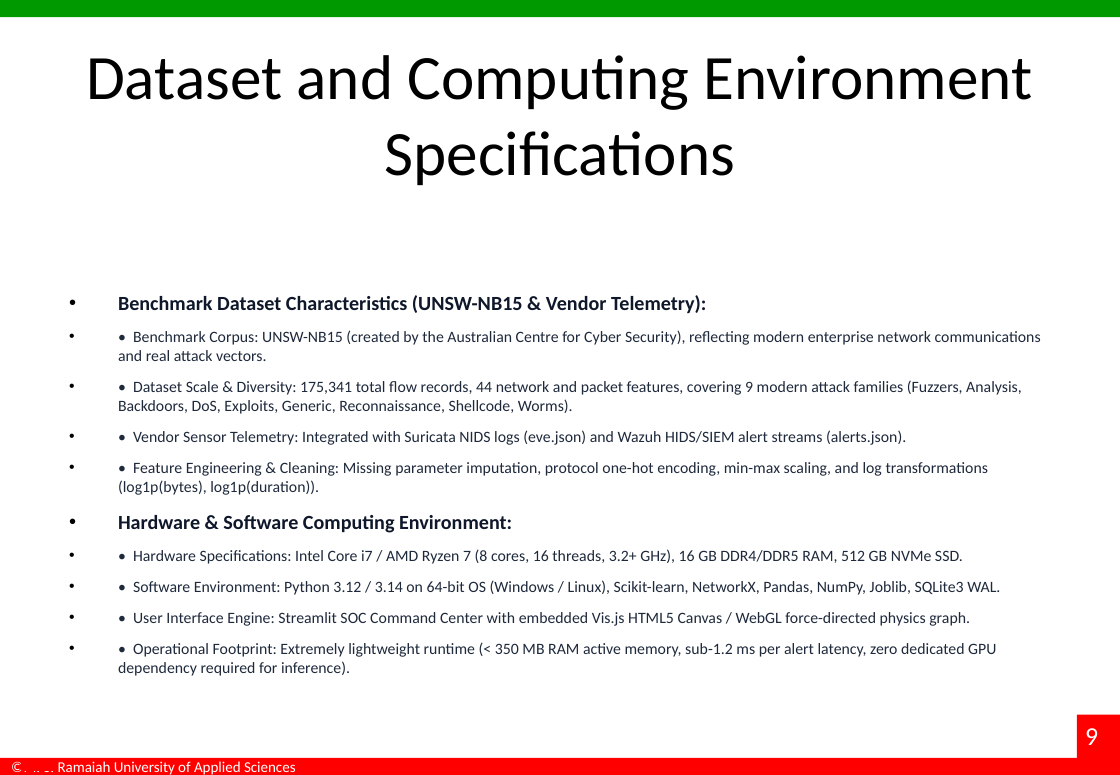
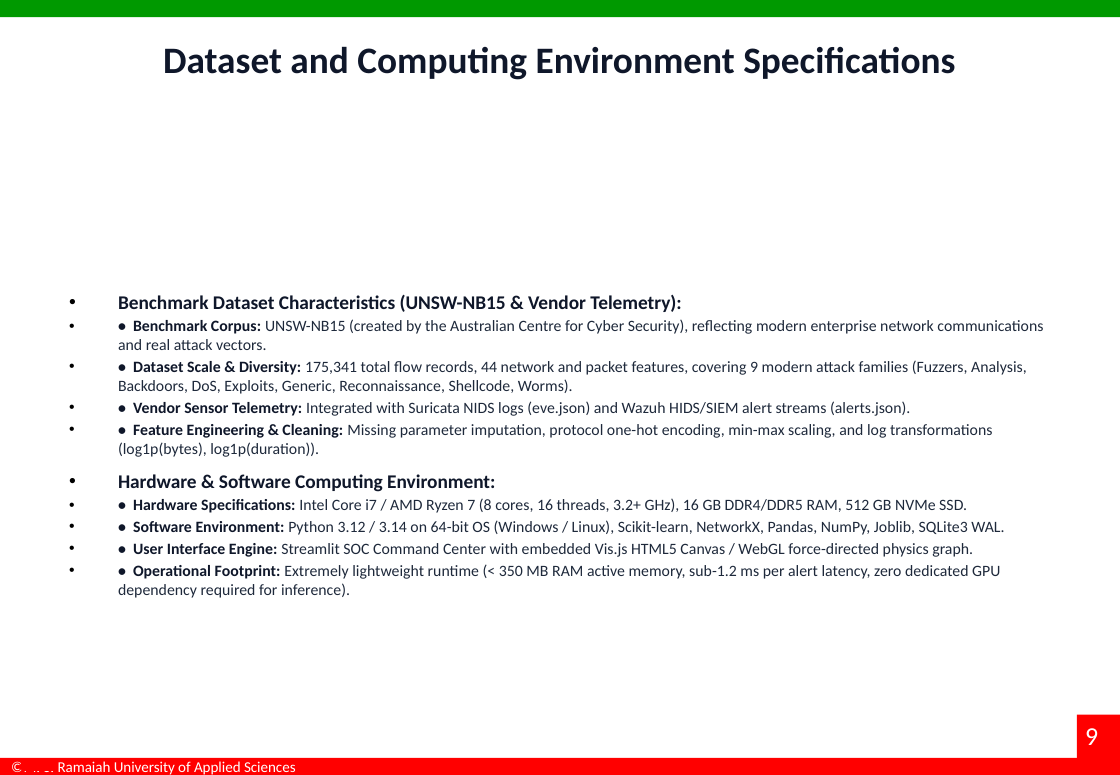
Before and after one commit to Alchemist-2905/Alert-triage, a slide deck: slide 9 of docs/Interim_Project_Presentation_TeamAlpha.pptx. Drawn at 1120x775 pixels with LibreOffice and Linux fonts; fonts in the diff are those of the drawing; background and template pictures are left out. Boxes give left, top, right and bottom in pixels: in the first picture for what was removed or moved away, otherwise in the second. Text is boxed around its words. In the diff, an @@ line names an element or a change of style, - is before the commit and + after.

Commit message:
docs: standardize all presentation fonts to Calibri with strict hierarchy

```diff
--- a/docs/Interim_Project_Presentation_TeamAlpha.pptx
+++ b/docs/Interim_Project_Presentation_TeamAlpha.pptx
@@ title "Dataset and Computing Environment Specifications" at (163,46,955,80): size 44 to 26 pt, text colour #000000 to #0F172A, bold on; more space between paragraphs @@
@@ text "Benchmark Dataset Characteristics (UNSW-NB15 & ..." at (118,295,1043,598): size 14 to 13.5 pt in "Benchmark Dataset Characteristics (UNSW-NB15 & Vendor Teleme ...", "Hardware & Software Computing Environment:"; text colour #1E293B to #0F172A, bold on in "• Benchmark Corpus:", "• Dataset Scale & Diversity:", "• Vendor Sensor Telemetry:", "• Feature Engineering & Cleaning:" and 4 more places; less space between paragraphs @@
```
Also in this commit, not shown: 16 other slides changed.
